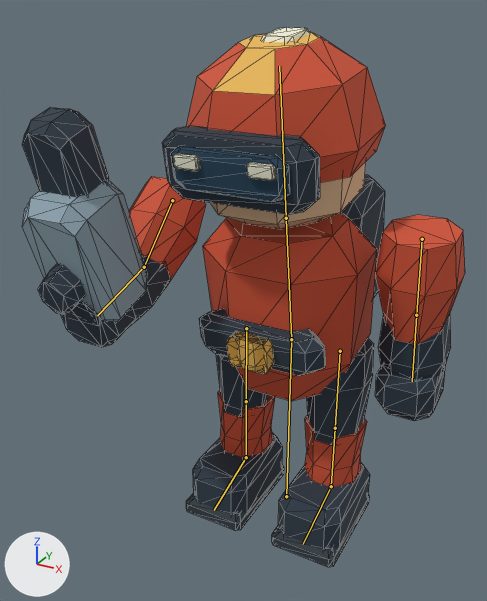
Renders of the glTF model units/raider.glb from each side of a commit.
Before and after are seen from a camera (50 mm lens) standing at (0.507, -1.125, 1.026) and looking at (-0.058, -0.099, 0.513). Arrows for +X, +Y and +Z are at lower left; the lights stay in place. The picture after the commit comes second. Both versions are drawn at frame 3 of the action 'Attack'; the numbers are the values there. The bones that bend it are drawn over the model as lines. Mesh edges are drawn as thin lines.

In view in the first picture: 'raider_body'.
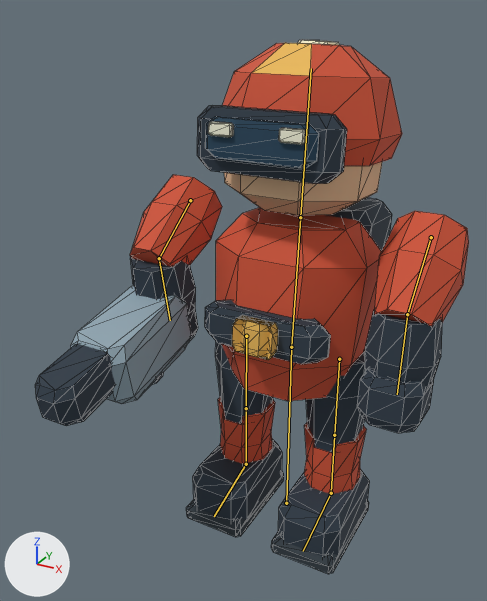
The change in detail:
Bone 'root' (bone_root) moves from (0.0, 0.0, 0.0) to (0.0, -0.018, 0.0).
Bone 'torso' (bone_torso) turns from (9, 0, 0) to (-5, 0, 0) degrees about its own x, y and z.
Bone 'upperL' (bone_upperl) turns from (0, 0, 0) to (-40, 0, 0) degrees about its own x, y and z.
Bone 'lowerL' (bone_lowerl) turns from (0, 0, 0) to (40, 0, 0) degrees about its own x, y and z.
Bone 'upperR' (bone_upperr) turns from (-54, 0, 0) to (-49, 0, 0) degrees about its own x, y and z.
Bone 'lowerR' (bone_lowerr) turns from (-28, 0, 0) to (64, 0, 0) degrees about its own x, y and z.

Changed parts and their boxes (x1, y1, x2, y2) in the pictures (487 x 601 px):
'raider_body', posed
    before: (22, 28, 465, 567)
    after: (35, 40, 469, 574)
bone 'root', root to tip
    before: (286, 496) to (291, 339)
    after: (286, 503) to (291, 347)
bone 'torso', root to tip
    before: (291, 339) to (286, 218)
    after: (291, 347) to (300, 217)
bone 'upperL', root to tip
    before: (422, 239) to (416, 315)
    after: (431, 237) to (407, 314)
bone 'lowerL', root to tip
    before: (416, 315) to (412, 381)
    after: (407, 314) to (397, 394)
bone 'upperR', root to tip
    before: (172, 200) to (144, 267)
    after: (190, 200) to (159, 258)
bone 'lowerR', root to tip
    before: (144, 267) to (97, 315)
    after: (159, 258) to (170, 320)
